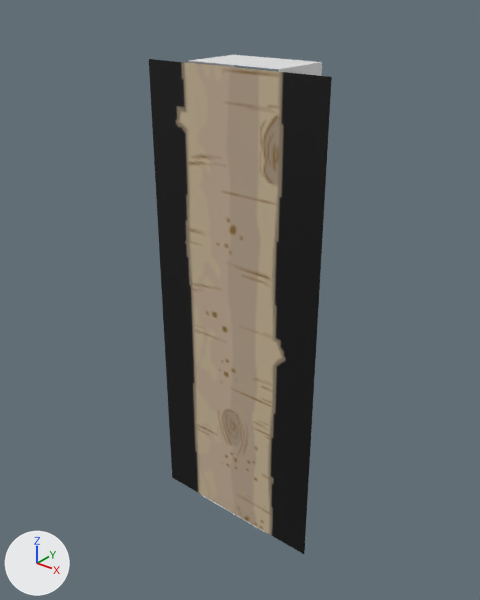
An edit to the Blender file Content/PuffBOMB/3D/Mountain/LightLogV3.blend, drawn before and after from the same camera.
The view is the same before and after, from a 50 mm lens placed at (14.01, -14.26, 16.66), pointed at (2.52, 0.11, 7.75). The axes (+X, +Y, +Z) are drawn at lower left. The lights are the same throughout.
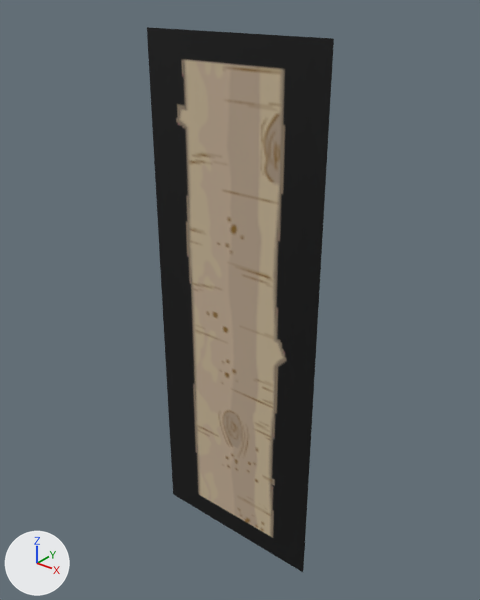
Pixel boxes (x1, y1, x2, y2) of what changed, in the pictures (480 x 600 px):
'Plane', recoloured, reshaped, moved (10% taller)
    before: (149, 59, 332, 554)
    after: (147, 27, 334, 572)
'Cube', unchanged, covered by the edit
    before: (188, 55, 322, 534)

The change, as a list of edits to the scene's bpy script:
```text
Add img_lightlog3_png_001:
    img_lightlog3_png_001 = load_image('LightLog3.png.001', '../../Textures/Foregrounds/Mountain/LightLog3.png', 264, 104, 'Non-Color')
Add mat_lightlog3_png_001:
    mat_lightlog3_png_001 = principled_material('LightLog3.png.001')
    mat_lightlog3_png_001.texture = img_lightlog3_png_001
Change me_plane:
    where me_plane.from_pydata(...)  # 4 vertices, 1 face; spans x 0.0..2.5, y 0.0..1.0, z 0.2
    used by ob_plane; location = (5.85, 0.4, 0.05); rotation_euler = (1.571, -1.571, 0.0), in degrees (90, -90, 0); scale = (5.83, 5.83, 5.83)
    remove me_plane.materials.append(mat_lightlog3_png)  # picture img_lightlog3_png
    me_plane part 1
    me_plane.vertices[2].co: (0.0, 0.0, 0.2) -> (-0.27, 0.0, 0.2)  # pixel (304, 554) -> pixel (303, 572)
    me_plane.vertices[3].co: (0.0, 1.0, 0.2) -> (-0.27, 1.0, 0.2)  # pixel (172, 477) -> pixel (173, 494)
    add me_plane.materials.append(mat_lightlog3_png_001)  # picture img_lightlog3_png_001
Change ob_plane:
    ob_plane.location: (5.85, 0.4, 0.05) -> (5.85, 0.4, 0.85)
```
